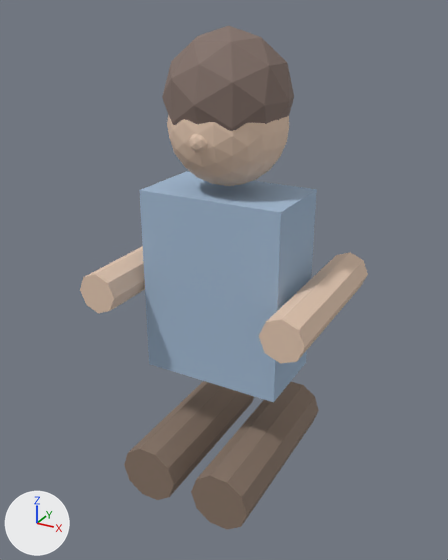
A saved change to the glTF model public/builder-assets/openlife/sim_adult_average.glb.
One viewpoint serves both versions: a 50 mm camera at (0.787, -1.455, 1.631) aimed at (-0.023, 0.018, 0.894). Arrows for +X, +Y and +Z are at lower left; the lights stay in place. The picture after the commit comes second.

Script lines for the objects in view, before the commit:
```python
me_geometry_0 = bpy.data.meshes.new('geometry_0')
me_geometry_0.from_pydata(...)  # a 10-sided cylinder along y spanning x -0.21..-0.03, y -0.275..0.275, z 0.264..0.436
me_geometry_0.materials.append(mat_darkwood)  # brown #887466
me_geometry_1 = bpy.data.meshes.new('geometry_1')
me_geometry_1.from_pydata(...)  # a 10-sided cylinder along y spanning x 0.03..0.21, y -0.275..0.275, z 0.264..0.436
me_geometry_1.materials.append(mat_darkwood)  # brown #887466
me_geometry_2 = bpy.data.meshes.new('geometry_2')
me_geometry_2.from_pydata(...)  # a box spanning x -0.21..0.21, y -0.12..0.12, z 0.625..1.175
me_geometry_2.materials.append(mat_cloth)  # blue #a3bbd4
me_geometry_3 = bpy.data.meshes.new('geometry_3')
me_geometry_3.from_pydata(...)  # an 8-sided cylinder along y spanning x -0.34..-0.22, y -0.25..0.25, z 0.84..0.96
me_geometry_3.materials.append(mat_skin)  # beige #e6c9b2
me_geometry_4 = bpy.data.meshes.new('geometry_4')
me_geometry_4.from_pydata(...)  # an 8-sided cylinder along y spanning x 0.22..0.34, y -0.25..0.25, z 0.84..0.96
me_geometry_4.materials.append(mat_skin)  # beige #e6c9b2
ob_p000 = bpy.data.objects.new('p000', me_geometry_0)
ob_p000.location = (0.0, 0.0, 0.0)
ob_p001 = bpy.data.objects.new('p001', me_geometry_1)
ob_p001.location = (0.0, 0.0, 0.0)
ob_p002 = bpy.data.objects.new('p002', me_geometry_2)
ob_p002.location = (0.0, 0.0, 0.0)
ob_p003 = bpy.data.objects.new('p003', me_geometry_3)
ob_p003.location = (0.0, 0.0, 0.0)
ob_p004 = bpy.data.objects.new('p004', me_geometry_4)
ob_p004.location = (0.0, 0.0, 0.0)
# also in view: 'p005' at (0.0, 0.0, 1.35); 'p006' at (0.0, 0.0, 1.42)
```
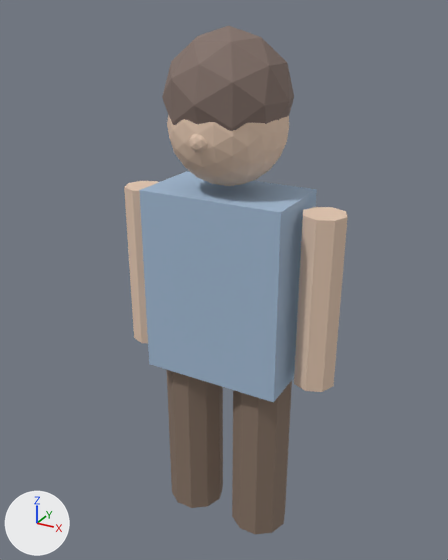
Location of each change, (x1, y1, x2, y2) in pixels of the pictures (448 x 560 px):
'p001', moved, turned
    before: (191, 382, 319, 530)
    after: (232, 381, 292, 534)
'p004', moved, turned
    before: (259, 252, 368, 364)
    after: (294, 207, 348, 392)
'p000', moved, turned
    before: (124, 381, 254, 500)
    after: (167, 370, 223, 508)
'p003', moved, turned
    before: (80, 246, 145, 313)
    after: (124, 181, 159, 344)

Diff of the bpy script that builds the scene:
```diff
--- a/public/builder-assets/openlife/sim_adult_average.glb.py
+++ b/public/builder-assets/openlife/sim_adult_average.glb.py
@@ ob_p000 @@
 ob_p000 = bpy.data.objects.new('p000', me_geometry_0)
-ob_p000.location = (0.0, 0.0, 0.0)
+ob_p000.location = (0.0, 0.35, 0.35)
+ob_p000.rotation_euler = (1.571, 0.0, 0.0)  # degrees (90, 0, 0)
@@ ob_p001 @@
 ob_p001 = bpy.data.objects.new('p001', me_geometry_1)
-ob_p001.location = (0.0, 0.0, 0.0)
+ob_p001.location = (0.0, 0.35, 0.35)
+ob_p001.rotation_euler = (1.571, 0.0, 0.0)  # degrees (90, 0, 0)
@@ ob_p003 @@
 ob_p003 = bpy.data.objects.new('p003', me_geometry_3)
-ob_p003.location = (0.0, 0.0, 0.0)
+ob_p003.location = (0.0, 0.9, 0.9)
+ob_p003.rotation_euler = (1.571, 0.0, 0.0)  # degrees (90, 0, 0)
@@ ob_p004 @@
 ob_p004 = bpy.data.objects.new('p004', me_geometry_4)
-ob_p004.location = (0.0, 0.0, 0.0)
+ob_p004.location = (0.0, 0.9, 0.9)
+ob_p004.rotation_euler = (1.571, 0.0, 0.0)  # degrees (90, 0, 0)
```
